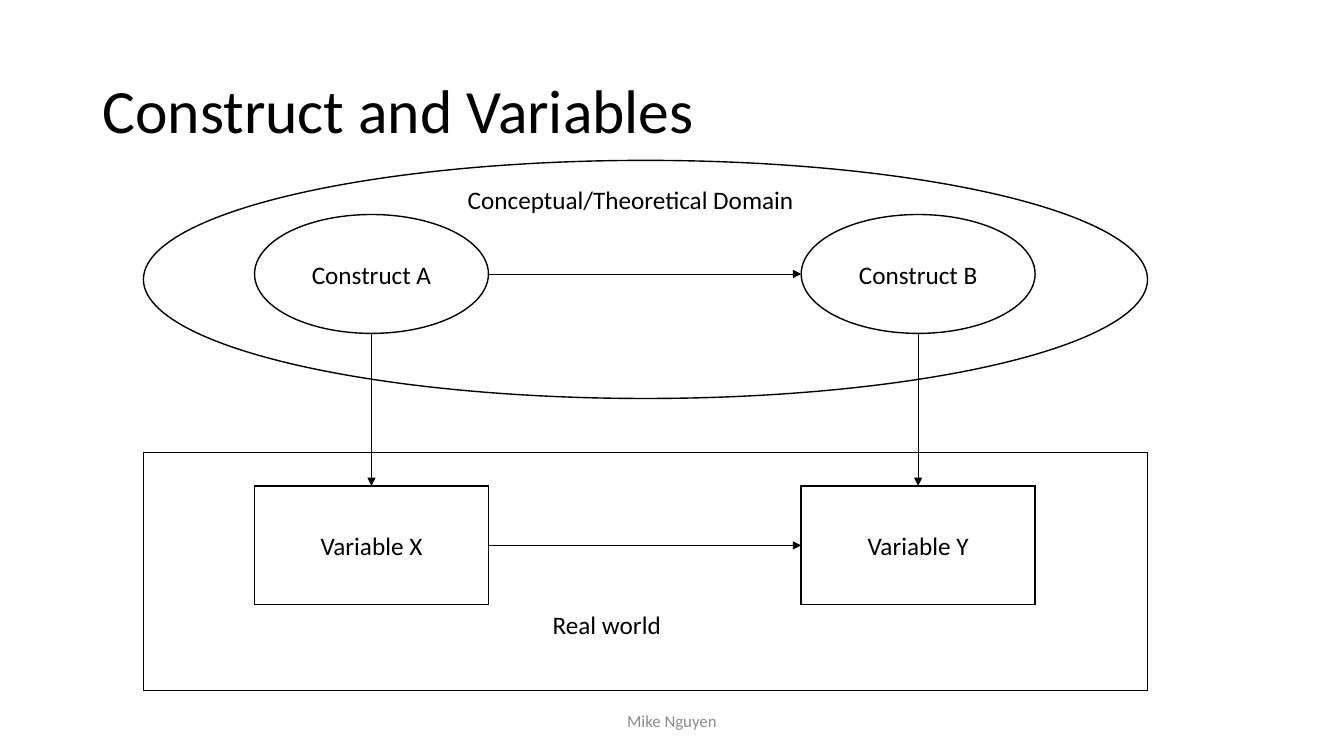
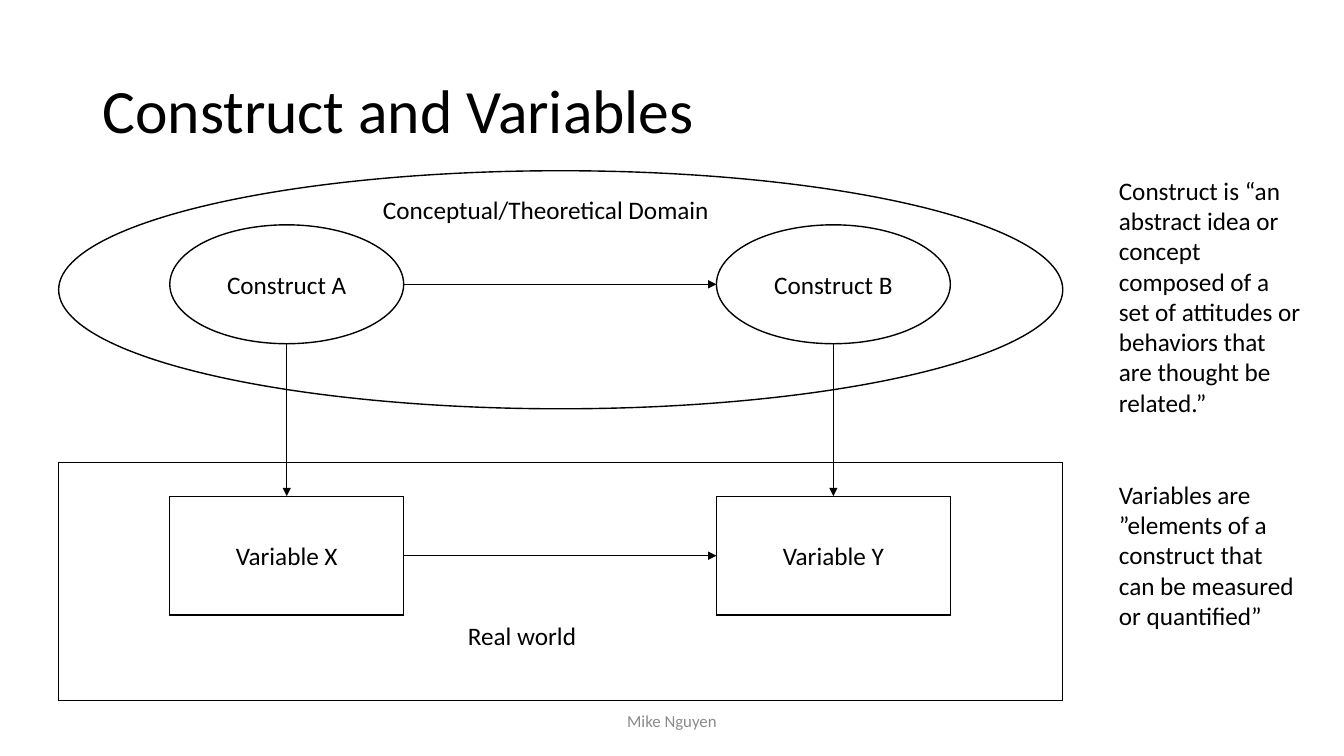
Before and after one commit to mikenguyen13/mar4050, a slide deck: slide 24 of lectures/4/1_External Secondary Data_Causal Research.pptx. Drawn at 1344x756 pixels with LibreOffice and Linux fonts; fonts in the diff are those of the drawing. Boxes give left, top, right and bottom in pixels: in the first picture for what was removed or moved away, otherwise in the second. Text is boxed around its words. In the diff, an @@ line names an element or a change of style, - is before the commit and + after.

Commit message:
update

```diff
--- a/lectures/4/1_External Secondary Data_Causal Research.pptx
+++ b/lectures/4/1_External Secondary Data_Causal Research.pptx
@@ text added at [1119, 182, 1300, 412], 18 pt, text #000000 @@
+Construct is “an abstract idea or concept composed of a set of attitudes or behaviors that are thought be related.”
@@ 4 arrows, 3 ellipses, 3 rectangles, 2 texts: place and size @@
-4 arrows, 3 ellipses, 3 rectangles, 2 texts at [143, 160, 1147, 691]
+4 arrows, 3 ellipses, 3 rectangles, 2 texts at [58, 170, 1063, 701]
@@ text added at [1119, 486, 1294, 629], 18 pt, text #000000 @@
+Variables are ”elements of a construct that can be measured or quantified”
```
Also in this commit, not shown: 3 slides added.
